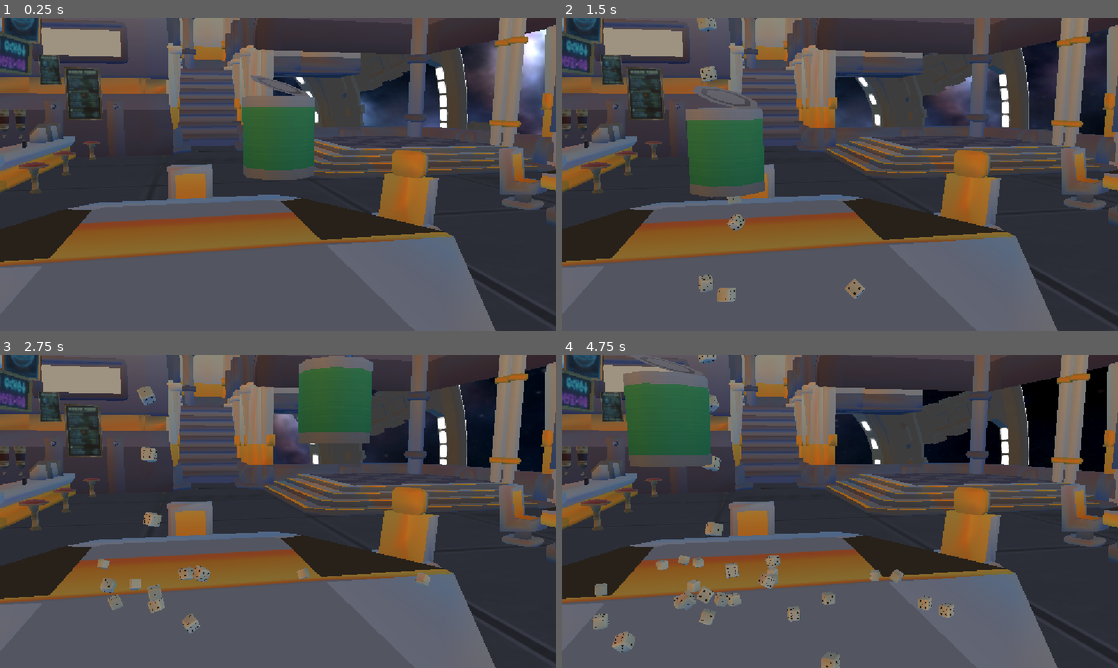
Above: before the commit, frames 1-4 (two rows, left to right).
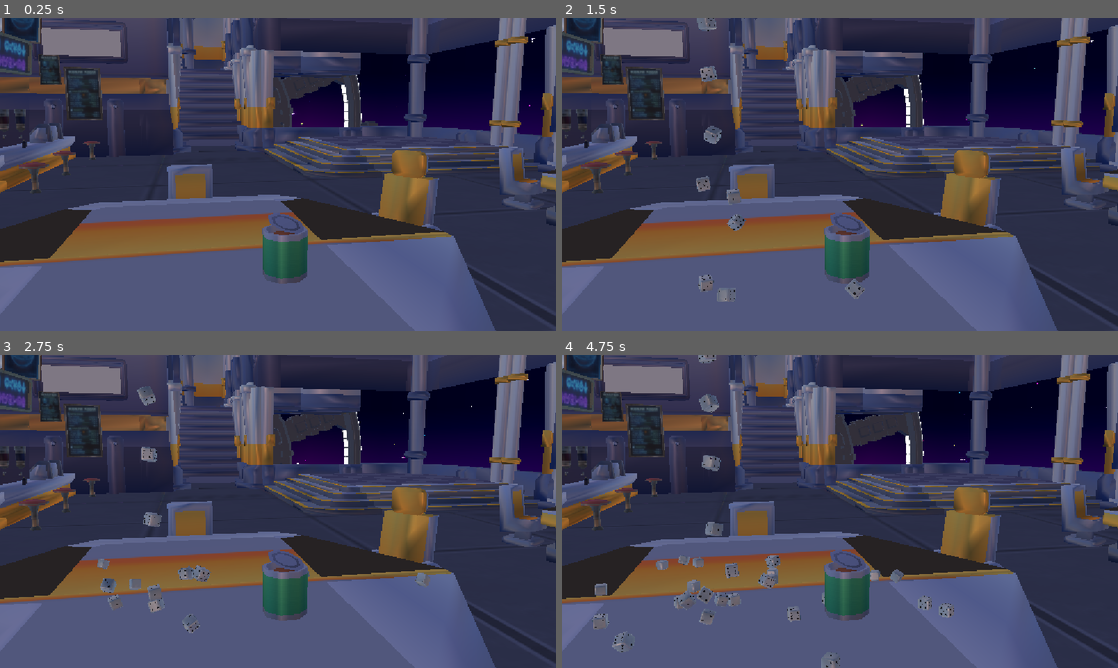
Above: after the commit, the same moments.

Repository: broskiiiadactyl/dice_game
Game: Godot game, scene res://Main.tscn
Two runs of this game, one before a commit and one after it. Both use one fixed random seed, a clock stepped at 60 frames per second and the inputs below.
Inputs (mouse positions are in pixels of both pictures, inside the frame that each line leads up to):
- Up to frame 1 (0.25 s): no input
- Up to frame 2 (1.5 s): move the mouse to (962, 158) at 0.52 s; move the mouse to (728, 190) at 1.27 s
- Up to frame 3 (2.75 s): move the mouse to (333, 442) at 2.02 s
- Up to frame 4 (4.75 s): move the mouse to (812, 574) at 2.77 s; move the mouse to (1006, 558) at 3.52 s; move the mouse to (673, 464) at 4.27 s

The runs differ from the first frame. In frame 1, 52% of the frame differs, in the area x 0-100%, y 0-100%; in frame 2, 53%; in frame 3, 51%; in frame 4, 54%.

Commit message:
Environment tweaking
-played around with skybox and setting up a star shader

Diff:
--- a/Assets/Environment/Raw/BarVer1 Materials/Skybox.tres
+++ b/Assets/Environment/Raw/BarVer1 Materials/Skybox.tres
@@ -1,14 +1,14 @@
 [gd_resource type="StandardMaterial3D" format=3 uid="uid://0w2hhqsvyq6f"]
 
-[ext_resource type="Texture2D" uid="uid://dyloc0i51vv1r" path="res://Assets/Environment/Raw/BarVer1_Merged_blue_nebulae_1_2k.png" id="1_qns2b"]
+[ext_resource type="Texture2D" uid="uid://dh8xo5epnpoyr" path="res://Assets/Environment/Raw/BIG SKY.png" id="1_qns2b"]
 
 [resource]
 resource_name = "Skybox"
 cull_mode = 2
 albedo_color = Color(0, 0, 0, 1)
 metallic = 1.0
-emission_enabled = true
 emission = Color(1, 1, 1, 1)
-emission_energy_multiplier = 2.0
 emission_operator = 1
 emission_texture = ExtResource("1_qns2b")
+uv1_scale = Vector3(0.865, 0.865, 0.865)
+uv1_offset = Vector3(0.12, 0.145, 0)
--- a/Assets/Environment/Scenes/space_station.tscn
+++ b/Assets/Environment/Scenes/space_station.tscn
@@ -1,6 +1,39 @@
 [gd_scene format=3 uid="uid://flx3ui8q2vt8"]
 
 [ext_resource type="PackedScene" uid="uid://ds27b6o46t7ht" path="res://Assets/Environment/Raw/BarVer1_Merged.glb" id="1_g25wd"]
+[ext_resource type="Shader" uid="uid://bfu25qvucy7vb" path="res://shaders/sky.gdshader" id="2_eq28t"]
+
+[sub_resource type="CylinderMesh" id="CylinderMesh_eq28t"]
+flip_faces = true
+top_radius = 50.0
+bottom_radius = 50.0
+height = 100.0
+cap_top = false
+cap_bottom = false
+
+[sub_resource type="Gradient" id="Gradient_eq28t"]
+offsets = PackedFloat32Array(0.21091811, 0.25558314)
+colors = PackedColorArray(0, 0, 0.20392157, 1, 0.2507324, 0.00076248735, 0.46463138, 1)
+
+[sub_resource type="GradientTexture2D" id="GradientTexture2D_eq28t"]
+gradient = SubResource("Gradient_eq28t")
+
+[sub_resource type="ShaderMaterial" id="ShaderMaterial_3dxm6"]
+render_priority = 10
+shader = ExtResource("2_eq28t")
+shader_parameter/background_color = Color(0.02, 0.04, 0.12, 1)
+shader_parameter/gradient_texture = SubResource("GradientTexture2D_eq28t")
+shader_parameter/aspect_ratio = 1.0
+shader_parameter/density = 0.949999975965
+shader_parameter/layer_parascale = 4
+shader_parameter/star_speed = Vector2(0.01, 0.01)
+shader_parameter/star_wave = Vector2(0, 0)
+shader_parameter/star_size = 2.49999994412
+shader_parameter/star_rotate_speed = 1.424999998000942e-07
+shader_parameter/twinkle_effect = 0.0999999977648
+shader_parameter/twinkle_speed = 0.3
+shader_parameter/pixelate_enabled = false
+shader_parameter/pixelate_count = 1000.0
 
 [sub_resource type="Animation" id="Animation_w3bhx"]
 length = 0.001
@@ -10,7 +43,7 @@
 tracks/0/path = NodePath("SkyBox")
 tracks/0/interp = 1
 tracks/0/loop_wrap = true
-tracks/0/keys = PackedFloat32Array(0, 1, 0, 0, 0, 1)
+tracks/0/keys = PackedFloat32Array(0.033333335, 1, 0, 0.8757077, 0, -0.48284164)
 
 [sub_resource type="Animation" id="Animation_eq28t"]
 resource_name = "rotation"
@@ -66,9 +99,14 @@
 
 [node name="BarVer1_Merged" unique_id=1332937823 instance=ExtResource("1_g25wd")]
 
+[node name="SkyBox" parent="Armature/Skeleton3D" parent_id_path=PackedInt32Array(367575592) index="0" unique_id=300900669]
+transform = Transform3D(-0.5337279, 0, -0.8456563, 0, 1, 0, 0.8456563, 0, -0.5337279, 22.26911, -0.15584183, 3.3895268)
+mesh = SubResource("CylinderMesh_eq28t")
+surface_material_override/0 = SubResource("ShaderMaterial_3dxm6")
+
 [node name="AnimationPlayer" type="AnimationPlayer" parent="Armature/Skeleton3D" parent_id_path=PackedInt32Array(367575592) index="1" unique_id=727296915]
 libraries/ = SubResource("AnimationLibrary_vgq7j")
-autoplay = &"rotation"
+speed_scale = 0.025
 
 [node name="Table" type="StaticBody3D" parent="MainTable" parent_id_path=PackedInt32Array(2117170879) index="0" unique_id=281453822]
 transform = Transform3D(1, 0, 0, 0, 1, 0, 0, 0, 1, -5.602451, -4.7683716e-07, -1.1573138)
@@ -81,7 +119,7 @@
 transform = Transform3D(1, 0, 0, 0, 0.99999994, 0, 0, 0, 0.99999994, 0, 0, 0)
 
 [node name="LargeStationDecoration" parent="SpaceStation/Skeleton3D" index="0" unique_id=1121049502]
-transform = Transform3D(0.9970033, 0.002106, -0.077330165, 0, 0.9996289, 0.027223768, 0.07735887, -0.027142188, 0.99663335, -20.344397, 0, -2.6564517)
+transform = Transform3D(1, 0, 0, 0, 0.9999995, 0, 0, 0, 0.9999995, 0, 0, 0)
 
 [node name="Wheel" type="AnimationPlayer" parent="SpaceStation/Skeleton3D" index="1" unique_id=2042859301]
 unique_name_in_owner = true
--- a/Main.tscn
+++ b/Main.tscn
@@ -2,20 +2,21 @@
 
 [ext_resource type="Script" uid="uid://dgw05y00xvrlt" path="res://Scripts/main.gd" id="1_fos0i"]
 [ext_resource type="PackedScene" uid="uid://bctwy71vgkkax" path="res://Assets/Dice/Scenes/player_die.tscn" id="1_glv2v"]
-[ext_resource type="Texture2D" uid="uid://bqd3s078vd0vq" path="res://Assets/Sky/sky_112_2k.png" id="1_uu6xs"]
+[ext_resource type="Texture2D" uid="uid://skjren1fvo7e" path="res://Assets/Sky/sky_86_2k.png" id="2_3dxm6"]
 [ext_resource type="PackedScene" uid="uid://djnip1t4pe2dw" path="res://Utility/spawner.tscn" id="2_r0du0"]
 [ext_resource type="PackedScene" uid="uid://dt5ueltsfwo3f" path="res://Assets/Cups/Scenes/player_cup.tscn" id="4_cm0pq"]
 [ext_resource type="PackedScene" uid="uid://flx3ui8q2vt8" path="res://Assets/Environment/Scenes/space_station.tscn" id="6_3dxm6"]
 
-[sub_resource type="PanoramaSkyMaterial" id="PanoramaSkyMaterial_cm0pq"]
-panorama = ExtResource("1_uu6xs")
+[sub_resource type="PanoramaSkyMaterial" id="PanoramaSkyMaterial_lgr22"]
+panorama = ExtResource("2_3dxm6")
 
 [sub_resource type="Sky" id="Sky_uu6xs"]
-sky_material = SubResource("PanoramaSkyMaterial_cm0pq")
+sky_material = SubResource("PanoramaSkyMaterial_lgr22")
 
 [sub_resource type="Environment" id="Environment_r0du0"]
 background_mode = 2
 sky = SubResource("Sky_uu6xs")
+sky_rotation = Vector3(-1.0210177, 3.132866, 0.2268928)
 
 [node name="Main" type="Node3D" unique_id=362393473]
 script = ExtResource("1_fos0i")
--- a/Scripts/main.gd
+++ b/Scripts/main.gd
@@ -9,14 +9,14 @@
 	pass # Replace with function body.
 
 
-# Called every frame. 'delta' is the elapsed time since the previous frame.
-func _process(delta: float) -> void:
-	var mouse_pos : Vector2 = get_viewport().get_mouse_position()
-	var ray_start : Vector3 = camera.project_ray_origin(mouse_pos)
-	var ray_direction : Vector3 = camera.project_ray_normal(mouse_pos)
-
-	var plane := Plane(Vector3.FORWARD, global_position.z - 7)
-	var intersection : Vector3 = plane.intersects_ray(ray_start, ray_direction)
-
-	if intersection:
-		cup.global_position = intersection
+## Called every frame. 'delta' is the elapsed time since the previous frame.
+#func _process(delta: float) -> void:
+	#var mouse_pos : Vector2 = get_viewport().get_mouse_position()
+	#var ray_start : Vector3 = camera.project_ray_origin(mouse_pos)
+	#var ray_direction : Vector3 = camera.project_ray_normal(mouse_pos)
+	#
+	#var plane := Plane(Vector3.FORWARD, global_position.z - 7)
+	#var intersection : Vector3 = plane.intersects_ray(ray_start, ray_direction)
+	#
+	#if intersection:
+		#cup.global_position = intersection
--- a/Scripts/player_die.gd
+++ b/Scripts/player_die.gd
@@ -9,6 +9,8 @@
 
 #models parent
 @onready var model_container : Node3D = %Models
+
+var start_basis : Basis = global_transform.basis
 
 func _ready() -> void:
 	deece = Globals.dice_dict
@@ -32,6 +34,13 @@
 		model_instance.scale *= 0.1
 
 	set_dice("normal")
+#
+#func _process(delta: float) -> void:
+	#%Label3D.global_position = global_position + Vector3.UP * 0.1
+	#%Label3D.global_rotation = Vector3.UP
+	#
+	#if linear_velocity.is_zero_approx():
+		#%Label3D.text = str(check_value())
 
 #function to set active dice model
 func set_dice(model: String) -> void:
@@ -41,3 +50,30 @@
 			child.visible = true
 		else:
 			child.visible = false
+
+#this function checks which face is pointing up by checking the die's rotation in global space
+#VERY IMPORTANT: for this to work, the orientation of the dice MUST match the attached Normal Die model
+func check_value() -> int:
+	var check_basis: Basis = global_transform.basis
+
+	var x_up: float = check_basis.x.y
+	var y_up: float = check_basis.y.y
+	var z_up: float = check_basis.z.y
+
+	if abs(y_up) >= abs(x_up) and abs(y_up) >= abs(z_up):
+		if y_up > 0.0:
+			return 6
+		else:
+			return 1
+
+	elif abs(x_up) >= abs(z_up):
+		if x_up > 0.0:
+			return 2
+		else:
+			return 5
+
+	else:
+		if z_up > 0.0:
+			return 3
+		else:
+			return 4
--- a/project.godot
+++ b/project.godot
@@ -25,6 +25,10 @@
 window/stretch/mode="canvas_items"
 window/stretch/aspect="expand"
 
+[layer_names]
+
+3d_physics/layer_8="dice faces"
+
 [physics]
 
 3d/physics_engine="Jolt Physics"
--- /dev/null
+++ b/shaders/sky.gdshader
@@ -0,0 +1,108 @@
+shader_type spatial;
+render_mode depth_prepass_alpha;
+render_mode diffuse_toon;
+render_mode specular_toon;
+
+uniform vec4 background_color : source_color = vec4(0.02, 0.04, 0.12, 1.0);
+uniform sampler2D gradient_texture : repeat_disable, filter_linear;
+uniform float aspect_ratio = 1.0;
+uniform float density : hint_range(0.0, 3.0, 0.0001) = 1.3;
+uniform int layer_parascale : hint_range(0, 5, 1) = 4;
+uniform vec2 star_speed = vec2(0.0);
+uniform vec2 star_wave = vec2(0.0);
+uniform float star_size : hint_range(0.0, 100.0, 0.01) = 3.0;
+uniform float star_rotate_speed : hint_range(-3.0, 3.0) = 0.5;
+uniform float twinkle_effect : hint_range(0.0, 1.0, 0.01) = 0.6;
+uniform float twinkle_speed : hint_range(0.0, 100.0, 0.01) = 0.3;
+uniform bool pixelate_enabled = false;
+uniform float pixelate_count = 1000.0;
+
+float one_div_x(float x) {
+	return (abs(x) < 0.0001) ? 1.0 : (1.0/x);
+}
+
+float one_div_x2(float x) {
+	return one_div_x(x) * one_div_x(x);
+}
+
+float get_beta_w(float x, float f, float size) {
+	return size * x * PI / f;
+}
+
+float get_beta_h(float y, float f, float size) {
+	return size * y * PI / f;
+}
+
+float get_i(vec2 uv, float f, vec2 size) {
+	return one_div_x2(get_beta_w(uv.x, f, size.x)) * one_div_x2(get_beta_h(uv.y, f, size.y));
+}
+
+float random(vec2 st) {
+	return fract(sin(dot(st.xy, vec2(12.9898, 78.233))) * 43759.5453123);
+}
+
+vec2 get_snowflake_world_center(vec2 grid_id, vec2 time_offset, vec2 snow_offset, float layer_scale) {
+	return (grid_id + snow_offset + time_offset) / layer_scale;
+}
+
+vec2 rotate(vec2 uv, float add_theta) {
+	float theta = atan(uv.y, uv.x) + add_theta;
+	float r = length(uv);
+	return vec2(r * cos(theta), r * sin(theta));
+}
+
+void fragment() {
+	vec4 color = texture(gradient_texture, vec2(UV.y, 0.5));
+
+	vec2 st = UV;
+	if (pixelate_enabled) {
+		st = round(st * pixelate_count) / pixelate_count;
+	}
+	st.x *= aspect_ratio;
+	vec2 cuv = (st - 0.5) * 2.0;
+
+	// Multi-layer star effect
+	for (int layer = 0; layer < layer_parascale; layer++) {
+		float layer_scale = exp(float(layer + 1) * density);
+		vec2 layer_speed = vec2(star_speed.x, star_speed.y) * (1.0 + float(layer) * 0.3);
+		float layer_size = star_size * (1.0 - float(layer) * 0.2);
+
+		vec2 layer_st = st * layer_scale;
+		vec2 cuv_st = cuv;
+
+		vec2 time_offset = TIME * layer_speed;
+		layer_st -= time_offset;
+
+		vec2 grid_st = fract(layer_st);
+		vec2 grid_id = floor(layer_st);
+
+		float rand_seed = random(grid_id);
+
+		vec2 snow_pos = vec2(
+			0.5 + (0.3 * sin((rand_seed * 6.28) + (TIME * star_wave.x))),
+			0.5 + (0.2 * cos((rand_seed * 12.56) + (TIME * star_wave.y)))
+		);
+
+		float dist = distance(grid_st, snow_pos);
+		float snow_size = layer_size * 0.01 * (0.5 + 0.5 * rand_seed);
+		float brightness = 1.0 - (float(layer) * 0.3);
+
+		float m = exp((-dist * dist) / (snow_size * snow_size));
+
+		vec2 fst = cuv_st - (get_snowflake_world_center(grid_id, time_offset, snow_pos, layer_scale) - 0.5) * 2.0;
+		fst = rotate(fst, TIME * star_rotate_speed);
+
+		float snowflake = m * 0.5 * (get_i(fst, 0.8 - (dist * 42.0), vec2(1.0 / snow_size)) + 1.0);
+
+		// Twinkle effect
+		float twinkle = (1.0 - twinkle_effect) + twinkle_effect * (sin(rand_seed * 100.0 + TIME * twinkle_speed) * cos(rand_seed * 120.0 + TIME * (twinkle_speed + 2.0)));
+		snowflake *= twinkle;
+
+		vec3 color_type = vec3(random(grid_id - 3.0), random(grid_id + 7.0), random(grid_id + 5.0));
+
+		color = max(color, color + ((snowflake * brightness) * vec4(color_type, 1.0)));
+	}
+
+	ALBEDO = color.rgb;
+	ALPHA = color.a;
+}
Binary file added: Assets/Environment/Raw/BIG SKY.png
Not shown, added: Assets/Environment/Raw/BIG SKY.png.import
Binary file added: Assets/Environment/Raw/blue_nebulae_1_4k_resize.png
Not shown, added: Assets/Environment/Raw/blue_nebulae_1_4k_resize.png.import
Binary file added: Assets/Environment/Raw/blue_nebulae_4k.png
Not shown, added: Assets/Environment/Raw/blue_nebulae_4k.png.import
Binary file added: Assets/Environment/Raw/blue_nebulae_4k_paintversion.png
Not shown, added: Assets/Environment/Raw/blue_nebulae_4k_paintversion.png.import
Not shown, added: shaders/sky.gdshader.uid
